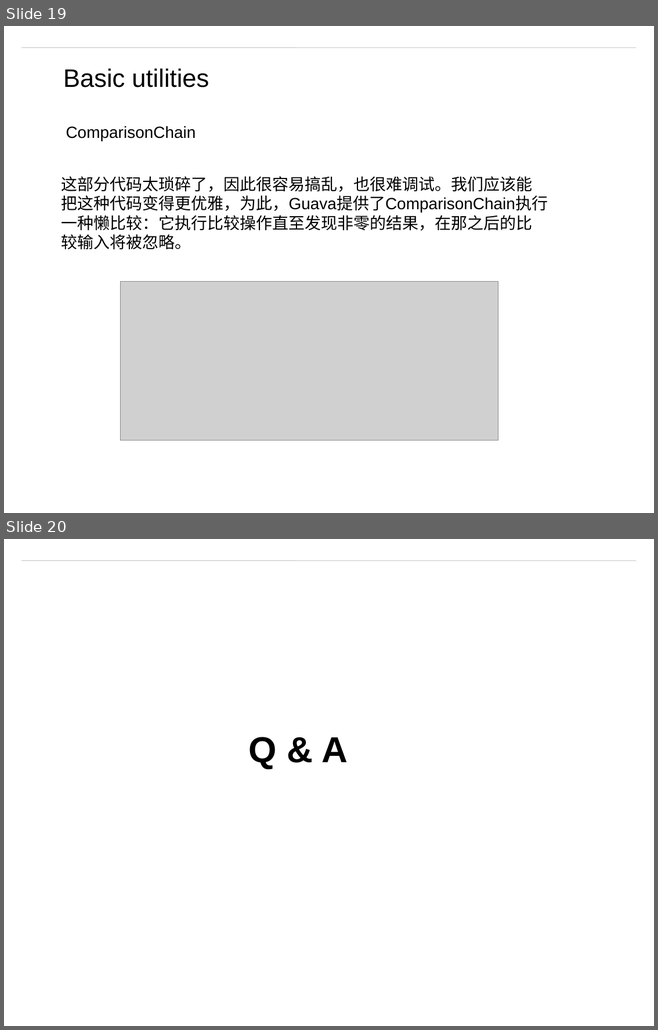
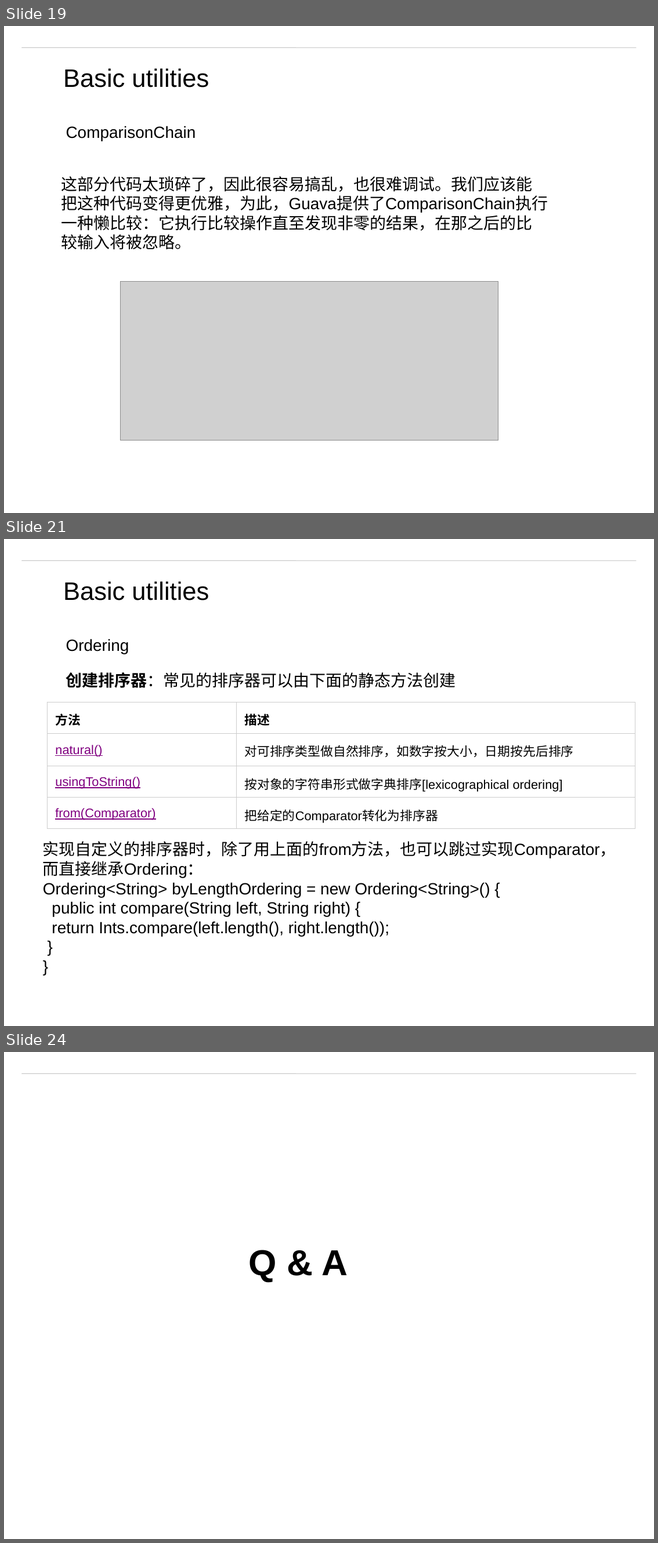
Before and after one commit to matt19870107/Guava, a slide deck: Guava.pptx. Shown one above the other, each under a label of ours: slides 19 and 20 before the commit, slides 19, 21 and 24 after it; the slides between them are not shown. The pictures are 658x1030 and 658x1543 pixels, drawn with LibreOffice and Linux fonts; fonts in the diff are those of the drawing; grey boxes stand for pictures; background and template pictures are left out. Boxes give left, top, right and bottom in pixels: in the first picture for what was removed or moved away, otherwise in the second. Text is boxed around its words. In the diff, an @@ line names an element or a change of style, - is before the commit and + after.

```diff
--- a/Guava.pptx
+++ b/Guava.pptx
@@ slide 21 added at bbox=[4, 539, 654, 1026], background #FFFFFF; not listed: 1 template element that a slide beside it also shows @@
@@ text added at bbox=[63, 581, 209, 600], 28 pt, text #000000 @@
+Basic utilities
@@ text added at bbox=[66, 639, 129, 654], 18 pt, text #000000 @@
+Ordering
@@ text added at bbox=[66, 672, 456, 688], 18 pt, text #000000 @@
+创建排序器：常见的排序器可以由下面的静态方法创建
@@ table added at bbox=[48, 702, 635, 830], 4 rows, 2 columns @@
+方法 | 描述
+natural() | 对可排序类型做自然排序，如数字按大小，日期按先后排序
+usingToString() | 按对象的字符串形式做字典排序[lexicographical ordering]
+from(Comparator) | 把给定的Comparator转化为排序器
@@ text added at bbox=[43, 841, 616, 936], 18 pt, text #000000 @@
+实现自定义的排序器时，除了用上面的from方法，也可以跳过实现Comparator，而直接继承Ordering：
+Ordering<String> byLengthOrdering = new Ordering<String>() {
+public int compare(String left, String right) {
+return Ints.compare(left.length(), right.length());
+}
+}
@@ what was slide 20 is now slide 24 @@
```
Also in this commit, not shown: 3 other slides added, 6 other files.
